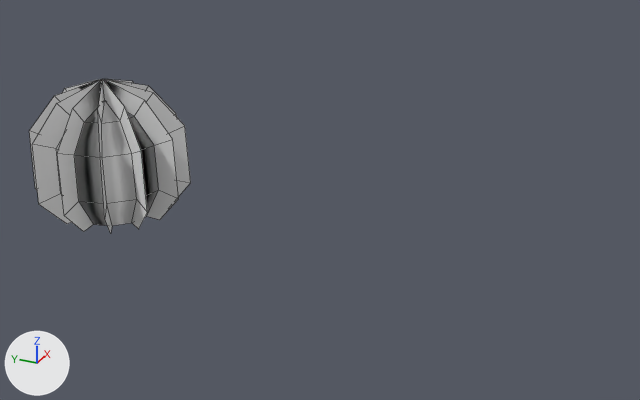
The FBX model Assets/Models/World/Plants/barrel_cactus.fbx as it was, and as the next commit left it.
Camera for both pictures: a camera (50 mm lens) standing at (-6.24, -4.96, 3.64) and looking at (0.03, -2.13, 0.5). The lights are fixed; the arrows at lower left show +X, +Y and +Z. Mesh edges are drawn as thin lines. Vertices at the same position are counted once.

Objects in the first picture: 'barrel_cactus'.
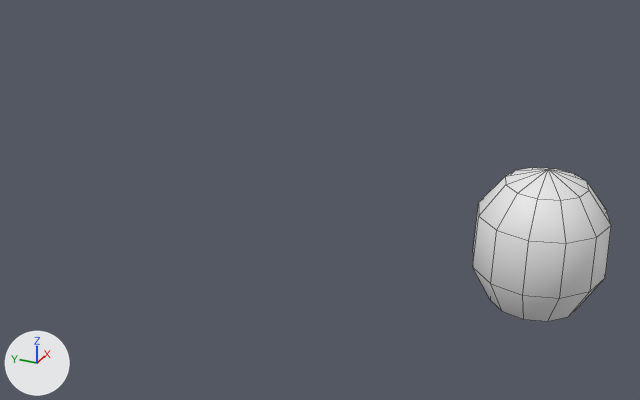
Boxes (x1, y1, x2, y2) around the edits, measured in the pictures (640 x 400 px):
'barrel_cactus', reshaped, moved (15% narrower)
    before: (29, 79, 191, 234)
    after: (473, 167, 611, 321)
part 1 of me_mesh, deleted
    before: (29, 79, 191, 234)

The change, as a diff of the scene's bpy script:
```diff
--- a/Assets/Models/World/Plants/barrel_cactus.fbx.py
+++ b/Assets/Models/World/Plants/barrel_cactus.fbx.py
@@ me_mesh @@
 # used by ob_barrel_cactus; location = (0.0, 0.0, 0.0)
-me_mesh.from_pydata(...)  # 98 vertices, 96 faces; spans x -0.726..0.724, y -0.726..0.725, z 0.0..1.314
+me_mesh.from_pydata(...)  # 49 vertices, 48 faces; spans x -0.512..0.513, y -0.512..0.513, z 0.009..1.111
+# me_mesh part 1
+# 49 vertices are removed from x -0.726..0.724, y -0.726..0.725, z 0.0..1.314
+# 48 faces are deleted
+# me_mesh part 2: the surface is now shaded smooth
 me_mesh.materials.append(mat_vegetation)
@@ ob_barrel_cactus @@
 ob_barrel_cactus = bpy.data.objects.new('barrel_cactus', me_mesh)
-ob_barrel_cactus.location = (0.0, 0.0, 0.0)
+ob_barrel_cactus.location = (0.0, -4.0, 0.0)
```
